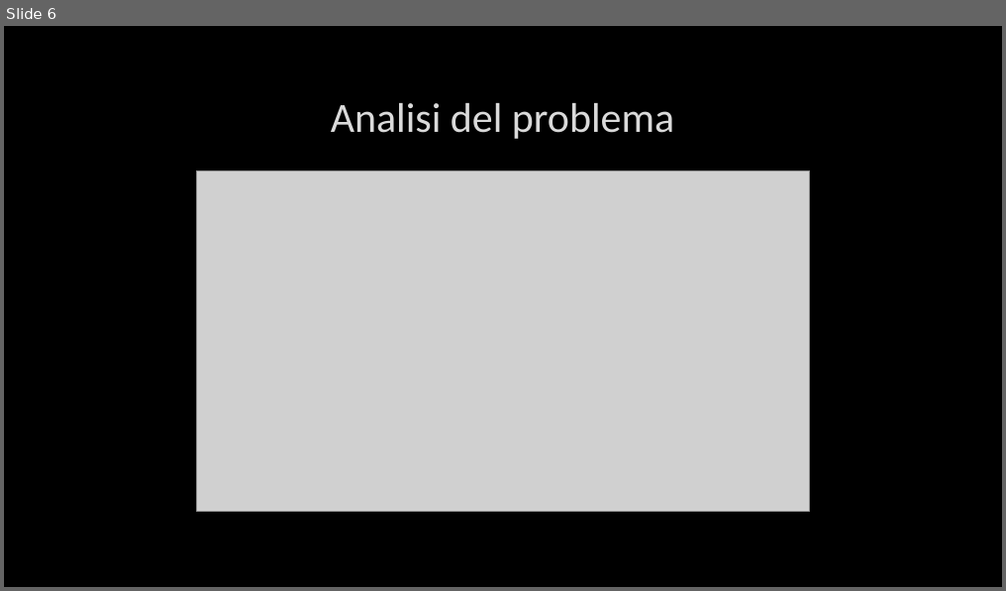
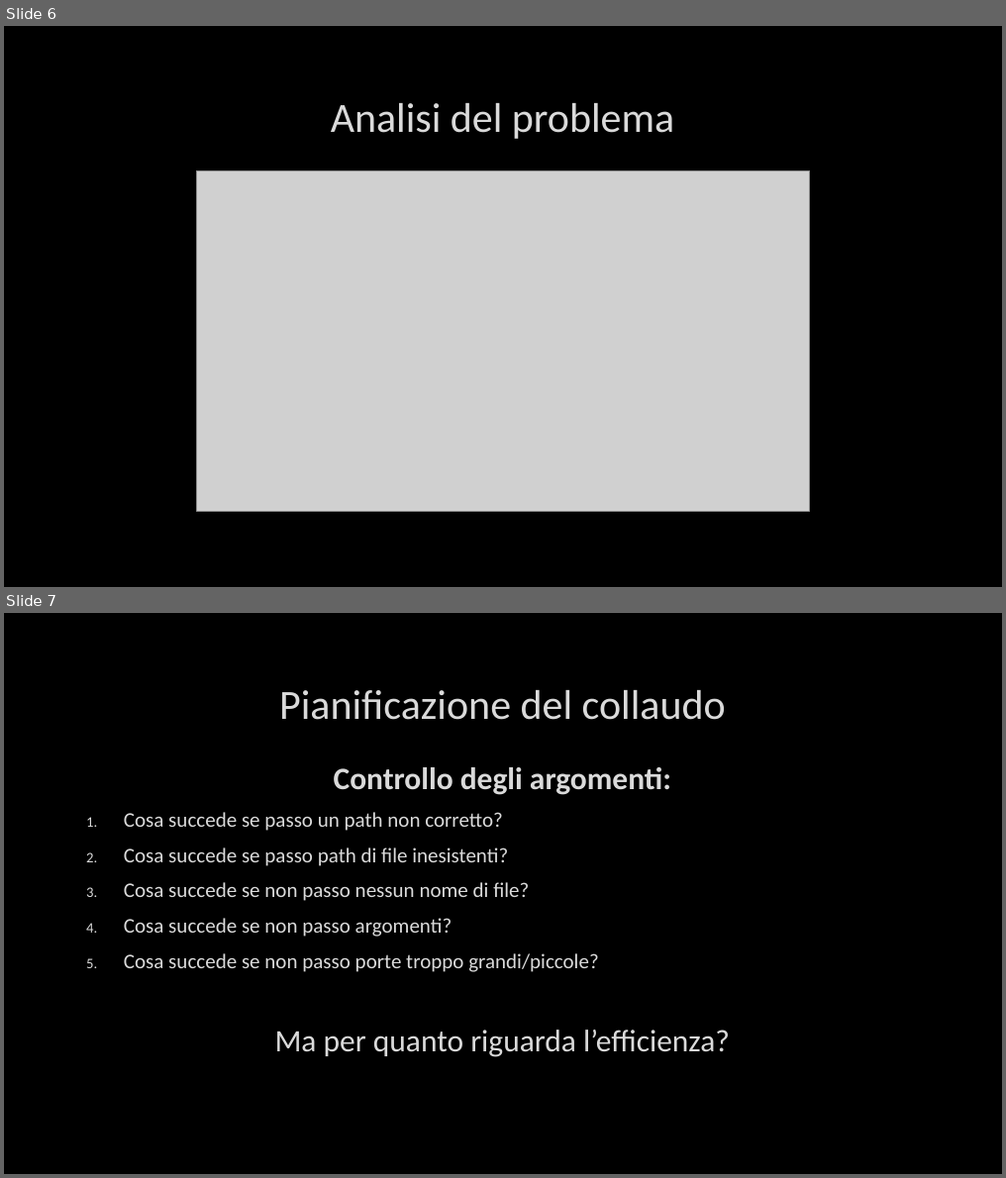
Before and after one commit to timeofview/reti-di-calcolatori, a slide deck: Esercitazione 1.pptx. Shown one above the other, each under a label of ours: slide 6 before the commit, slides 6 and 7 after it. The pictures are 1006x591 and 1006x1178 pixels, drawn with LibreOffice and Linux fonts; fonts in the diff are those of the drawing; grey boxes stand for pictures; background and template pictures are left out. Boxes give left, top, right and bottom in pixels: in the first picture for what was removed or moved away, otherwise in the second. Text is boxed around its words. In the diff, an @@ line names an element or a change of style, - is before the commit and + after.

Commit message:
Update Slides

```diff
--- a/Esercitazione 1.pptx
+++ b/Esercitazione 1.pptx
@@ slide 7 added at (4, 613, 1002, 1174), background picture (left out) @@
@@ title added at (279, 690, 726, 720), 40 pt, text #DADADA @@
+Pianificazione del collaudo
@@ text added at (124, 767, 730, 1058), 20 pt, text #DADADA @@
+Controllo degli argomenti:
+1. Cosa succede se passo un path non corretto?
+2. Cosa succede se passo path di file inesistenti?
+3. Cosa succede se non passo nessun nome di file?
+4. Cosa succede se non passo argomenti?
+5. Cosa succede se non passo porte troppo grandi/piccole?
+Ma per quanto riguarda l’efficienza?
```
Also in this commit, not shown: 15 other slides added.
